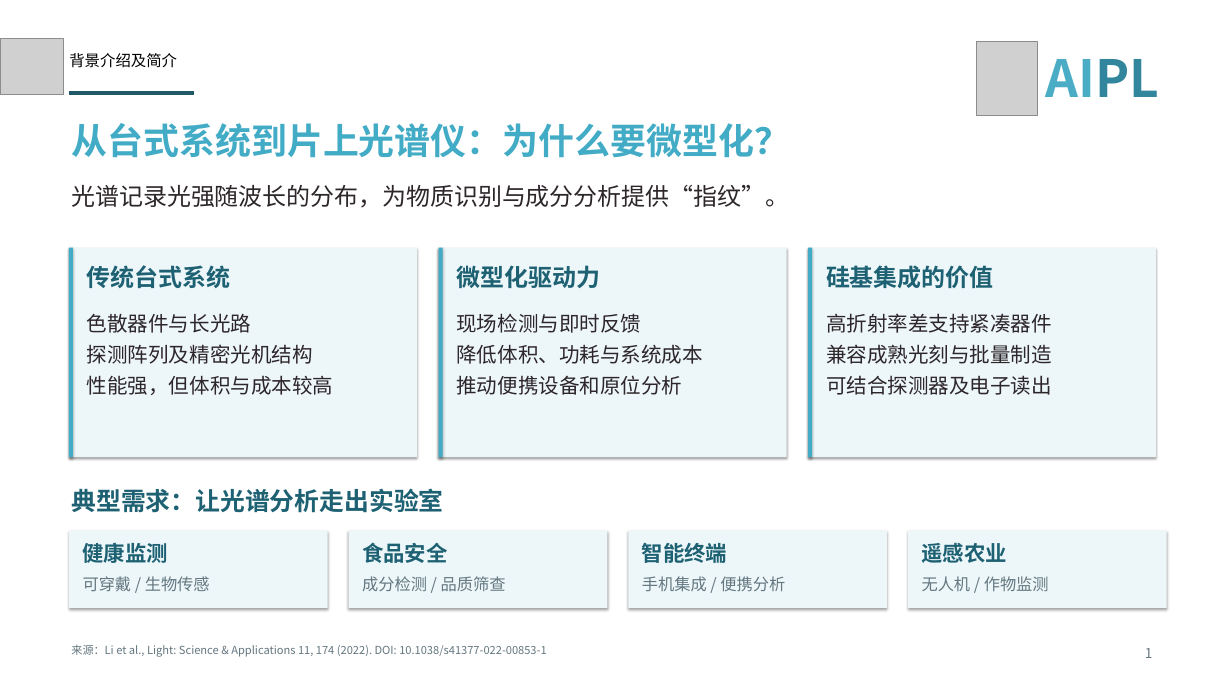
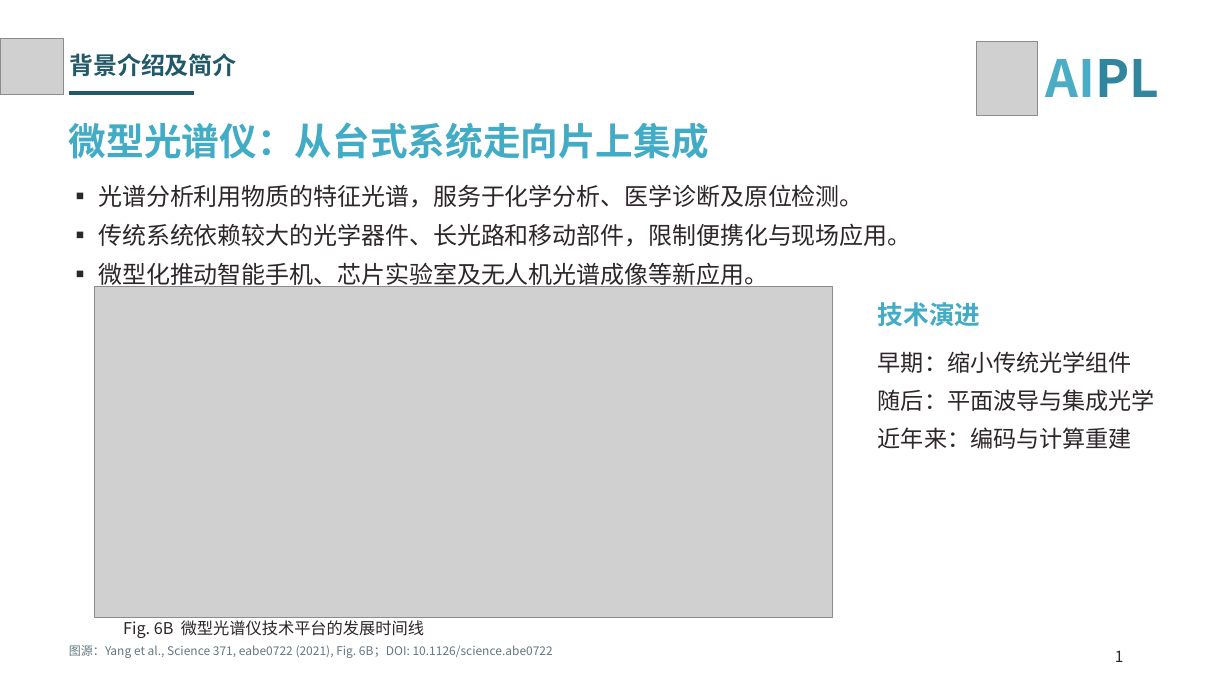
Before and after one commit to AnitaYeh/test1, a slide deck: slide 1 of output/spectrometer_4slides.pptx. Drawn at 1232x693 pixels with LibreOffice and Linux fonts; fonts in the diff are those of the drawing; grey boxes stand for pictures. Boxes give left, top, right and bottom in pixels: in the first picture for what was removed or moved away, otherwise in the second. Text is boxed around its words. In the diff, an @@ line names an element or a change of style, - is before the commit and + after.

Commit message:
Revise slides to match template using Yang 2021 figures and data

```diff
--- a/output/spectrometer_4slides.pptx
+++ b/output/spectrometer_4slides.pptx
@@ text "背景介绍及简介" at [69, 53, 236, 76]: size 18 to 28 pt, font Calibri to Noto Sans CJK SC, text colour #000000 to #215968, bold on; line spacing 1 to 33.6pt @@
@@ text at [69, 122, 709, 159]: text changed; size 42 to 44 pt @@
-从台式系统到片上光谱仪：为什么要微型化？
+微型光谱仪：从台式系统走向片上集成
@@ text at [98, 184, 911, 290]: text changed @@
-光谱记录光强随波长的分布，为物质识别与成分分析提供“指纹”。
+▪ 光谱分析利用物质的特征光谱，服务于化学分析、医学诊断及原位检测。
+▪ 传统系统依赖较大的光学器件、长光路和移动部件，限制便携化与现场应用。
+▪ 微型化推动智能手机、芯片实验室及无人机光谱成像等新应用。
@@ rectangle removed at [69, 248, 417, 457] @@
@@ rectangle removed at [69, 248, 73, 457] @@
@@ rectangle removed at [439, 248, 787, 457] @@
@@ rectangle removed at [439, 248, 443, 457] @@
@@ text removed at [456, 265, 600, 288] @@
-微型化驱动力
@@ rectangle removed at [808, 248, 1156, 457] @@
@@ rectangle removed at [808, 248, 813, 457] @@
@@ text removed at [826, 265, 993, 288] @@
-硅基集成的价值
@@ picture added at [94, 286, 832, 617] @@
@@ text removed at [87, 313, 333, 395] @@
-色散器件与长光路
-探测阵列及精密光机结构
-性能强，但体积与成本较高
@@ text removed at [456, 313, 702, 395] @@
-现场检测与即时反馈
-降低体积、功耗与系统成本
-推动便携设备和原位分析
@@ text removed at [826, 313, 1052, 395] @@
-高折射率差支持紧凑器件
-兼容成熟光刻与批量制造
-可结合探测器及电子读出
@@ text added at [878, 302, 981, 327], 30 pt, text #42ABC5, bold @@
+技术演进
@@ text at [878, 351, 1155, 449]: text changed; size 28 to 27 pt; text colour #1D6173 to #2D262A; bold off @@
-传统台式系统
+早期：缩小传统光学组件
+随后：平面波导与集成光学
+近年来：编码与计算重建
@@ text removed at [71, 488, 443, 513] @@
-典型需求：让光谱分析走出实验室
@@ rectangle removed at [69, 531, 328, 608] @@
@@ rectangle removed at [349, 531, 607, 608] @@
@@ rectangle removed at [628, 531, 887, 608] @@
@@ rectangle removed at [908, 531, 1167, 608] @@
@@ text removed at [83, 543, 168, 563] @@
-健康监测
@@ text removed at [362, 542, 447, 563] @@
-食品安全
@@ text removed at [642, 543, 727, 563] @@
-智能终端
@@ text removed at [922, 543, 1007, 563] @@
-遥感农业
@@ text removed at [83, 576, 210, 591] @@
-可穿戴 / 生物传感
@@ text removed at [362, 576, 506, 592] @@
-成分检测 / 品质筛查
@@ text removed at [642, 576, 785, 592] @@
-手机集成 / 便携分析
@@ text removed at [922, 576, 1049, 591] @@
-无人机 / 作物监测
@@ text added at [123, 620, 424, 638], 19 pt, text #2D262A @@
+Fig. 6B 微型光谱仪技术平台的发展时间线
@@ text at [69, 645, 553, 658]: text changed; size 13 to 14 pt @@
-来源：Li et al., Light: Science & Applications 11, 174 (2022). DOI: 10.1038/s41377-022-00853-1
+图源：Yang et al., Science 371, eabe0722 (2021), Fig. 6B；DOI: 10.1126/science.abe0722
@@ text "1" at [1115, 650, 1124, 662]: size 16 to 18 pt, text colour #647780 to #2D262A; alignment right to left; more space between paragraphs @@
```
Also in this commit, not shown: 3 other slides changed.
